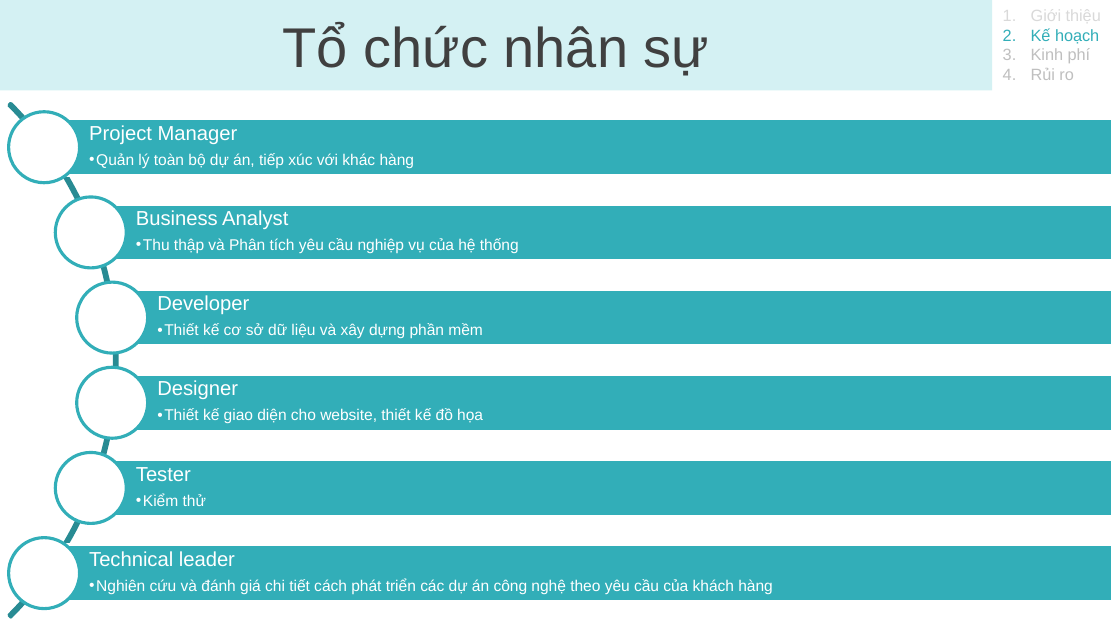
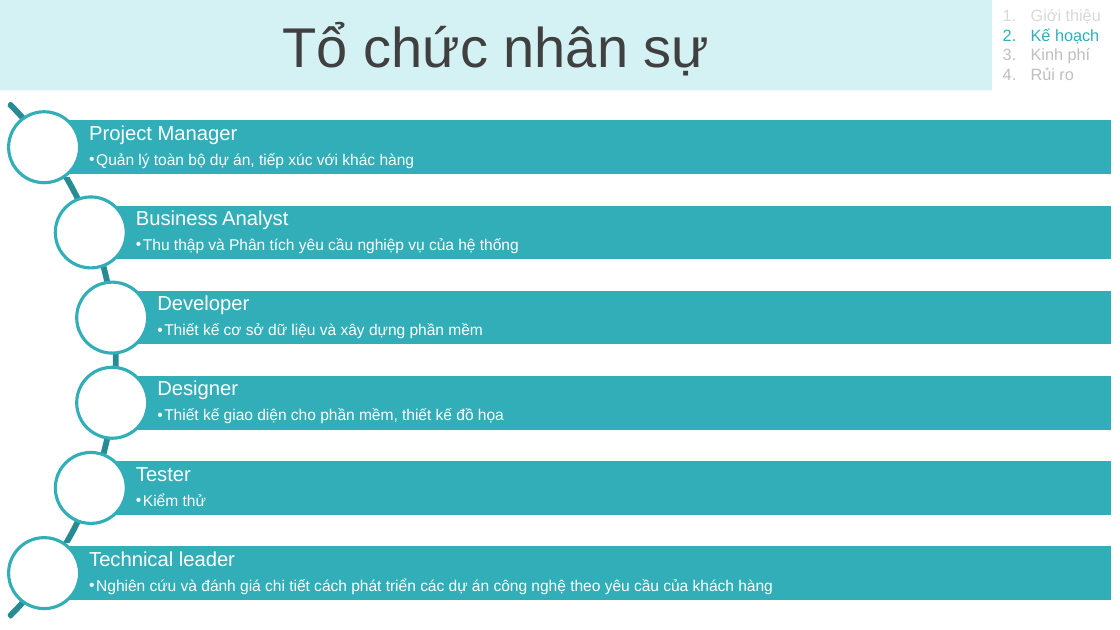
Before and after one commit to bapnam/DoAn_QTTinHoc, a slide deck: slide 7 of Nhom07/BaoCao.pptx. Drawn at 1120x630 pixels with LibreOffice and Linux fonts; fonts in the diff are those of the drawing. Boxes give left, top, right and bottom in pixels: in the first picture for what was removed or moved away, otherwise in the second. Text is boxed around its words. In the diff, an @@ line names an element or a change of style, - is before the commit and + after.

```diff
--- a/Nhom07/BaoCao.pptx
+++ b/Nhom07/BaoCao.pptx
@@ text in freeform shape at bbox=[164, 408, 504, 424]: text changed @@
-  •• Thiết kế giao diện cho website, thiết kế đồ họa
+  •• Thiết kế giao diện cho phần mềm, thiết kế đồ họa
```
Also in this commit, not shown: 9 other slides changed, 1 slide added, 4 other files.
